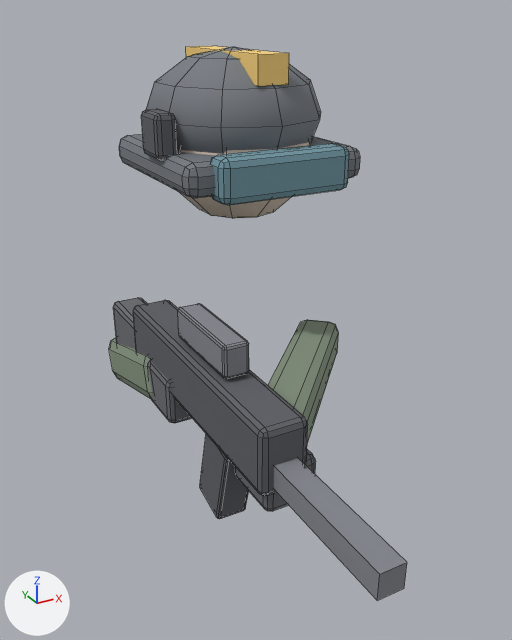
A saved change to the FBX model Assets/_Project/Resources/Models/player_head.fbx.
Before and after are seen from a 50 mm camera at (-0.64, -1.211, 0.265) aimed at (-0.13, -0.283, -0.199). Lighting does not change. The marker at lower left points along +X, +Y and +Z. The older version comes first. Mesh edges are drawn as thin lines. Where no turn or scale is listed for an object, it has been applied to the vertices.

The scene before the commit, as lines of its bpy script (objects in view):
```python
me_player_head = bpy.data.meshes.new('player_head')
me_player_head.from_pydata(...)  # 736 vertices, 726 faces; spans x -0.294..0.18, y -0.79..0.22, z -0.445..0.2
# faces by material slot: [60, 114, 6, 54, 162, 60, 162, 108]
me_player_head.materials.append(mat_c_c9a88a)  # pale yellow #e6d4c2
me_player_head.materials.append(mat_c_2e3238)  # grey #767a81
me_player_head.materials.append(mat_accent)  # orange #f9d37c
me_player_head.materials.append(mat_c_2a4f5e)  # cyan #7197a4
me_player_head.materials.append(mat_c_1c1d21)  # dark grey #5d5f65
me_player_head.materials.append(mat_c_3a3d44)  # grey #83868d
me_player_head.materials.append(mat_c_26272b)  # grey #6c6d72
me_player_head.materials.append(mat_c_3b4a35)  # grey #84937e
ob_player_head = bpy.data.objects.new('player_head', me_player_head)
ob_player_head.location = (0.0, 0.0, 0.0)
```
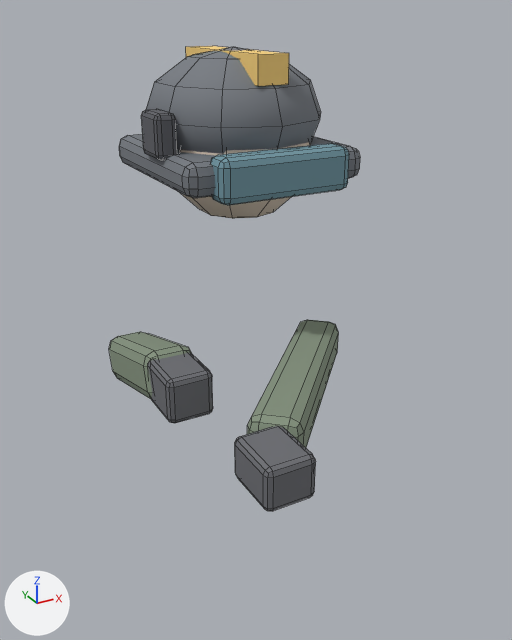
Patch to the scene script:
```diff
--- a/Assets/_Project/Resources/Models/player_head.fbx.py
+++ b/Assets/_Project/Resources/Models/player_head.fbx.py
@@ me_player_head @@
 # used by ob_player_head; location = (0.0, 0.0, 0.0)
-me_player_head.from_pydata(...)  # 736 vertices, 726 faces; spans x -0.294..0.18, y -0.79..0.22, z -0.445..0.2
+me_player_head.from_pydata(...)  # 504 vertices, 504 faces; spans x -0.294..0.18, y -0.55..0.22, z -0.417..0.2
+# me_player_head part 1: the loose piece of 56 vertices spanning x -0.27..-0.23, y -0.45..-0.29, z -0.195..-0.145 is deleted
+# me_player_head part 2: the loose piece of 56 vertices spanning x -0.28..-0.22, y -0.15..0.01, z -0.36..-0.24 is deleted
+# me_player_head part 3: the loose piece of 56 vertices spanning x -0.275..-0.225, y -0.461..-0.359, z -0.445..-0.295 is deleted
+# me_player_head part 4: the loose piece of 56 vertices spanning x -0.285..-0.215, y -0.58..-0.12, z -0.3..-0.2 is deleted
+# me_player_head part 5: the loose piece of 8 vertices spanning x -0.268..-0.233, y -0.79..-0.57, z -0.287..-0.252 is deleted
 me_player_head.materials.append(mat_c_c9a88a)
@@ me_player_head @@
 me_player_head.materials.append(mat_c_1c1d21)
-me_player_head.materials.append(mat_c_3a3d44)  # grey #83868d
 me_player_head.materials.append(mat_c_26272b)
```

Pixel boxes (x1, y1, x2, y2) of what changed, in the pictures (512 x 640 px):
'player_head', reshaped (16% narrower, 16% shorter): before (109, 46, 407, 601); after (109, 46, 360, 511)
part 1 of me_player_head, deleted: before (178, 304, 249, 379)
part 2 of me_player_head, deleted: before (113, 298, 147, 349)
part 3 of me_player_head, deleted: before (200, 434, 249, 519)
part 4 of me_player_head, deleted: before (133, 300, 308, 496)
part 5 of me_player_head, deleted: before (274, 458, 407, 601)
